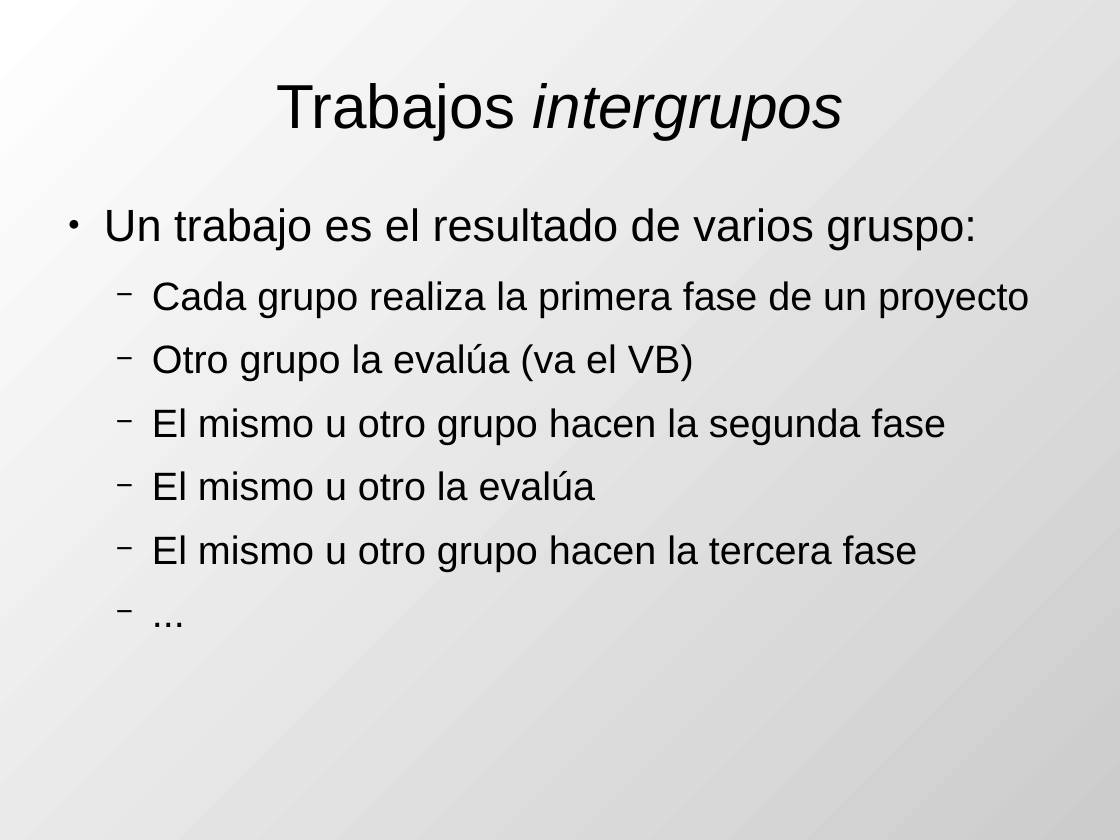
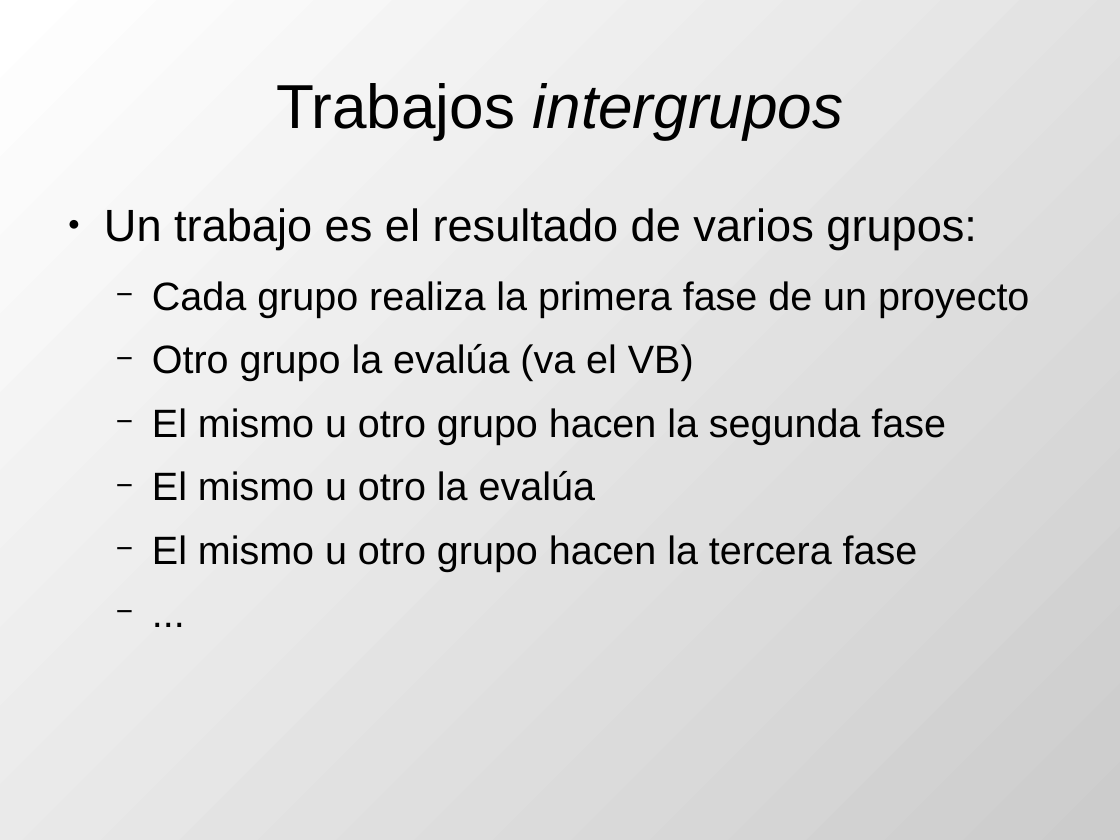
Before and after one commit to DrPantera/wikis4education, a slide deck: slide 10 of uca-2013_07/tema-2-WikisEnEducacion.odp. Drawn at 1120x840 pixels with LibreOffice and Linux fonts; fonts in the diff are those of the drawing. Boxes give left, top, right and bottom in pixels: in the first picture for what was removed or moved away, otherwise in the second. Text is boxed around its words. In the diff, an @@ line names an element or a change of style, - is before the commit and + after.

```diff
--- a/uca-2013_07/tema-2-WikisEnEducacion.odp
+++ b/uca-2013_07/tema-2-WikisEnEducacion.odp
@@ text at bbox=[104, 208, 977, 250]: text changed @@
-● Un trabajo es el resultado de varios gruspo:
+● Un trabajo es el resultado de varios grupos:
```
Also in this commit, not shown: 1 slide added, 1 other file.
